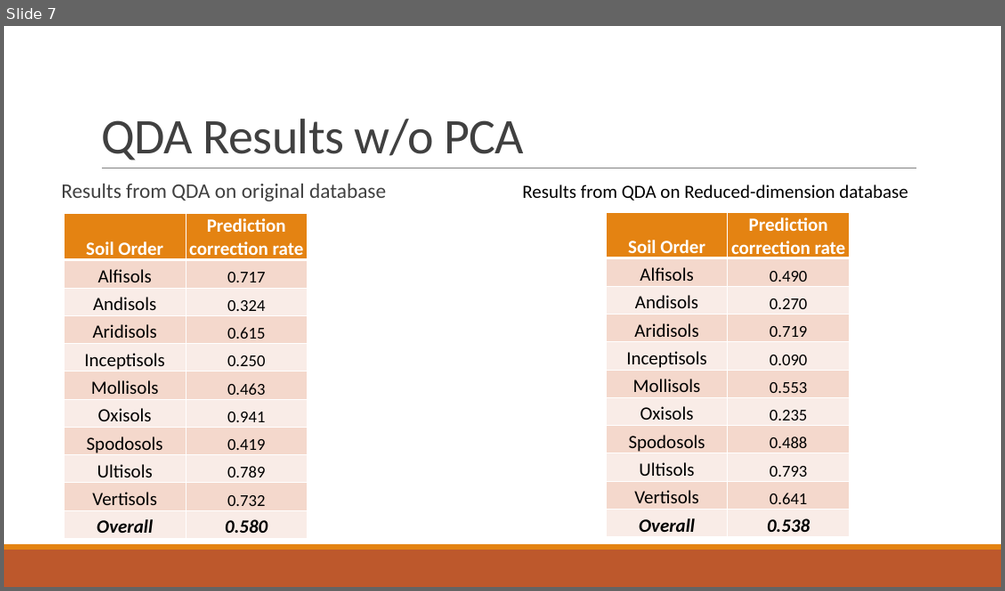
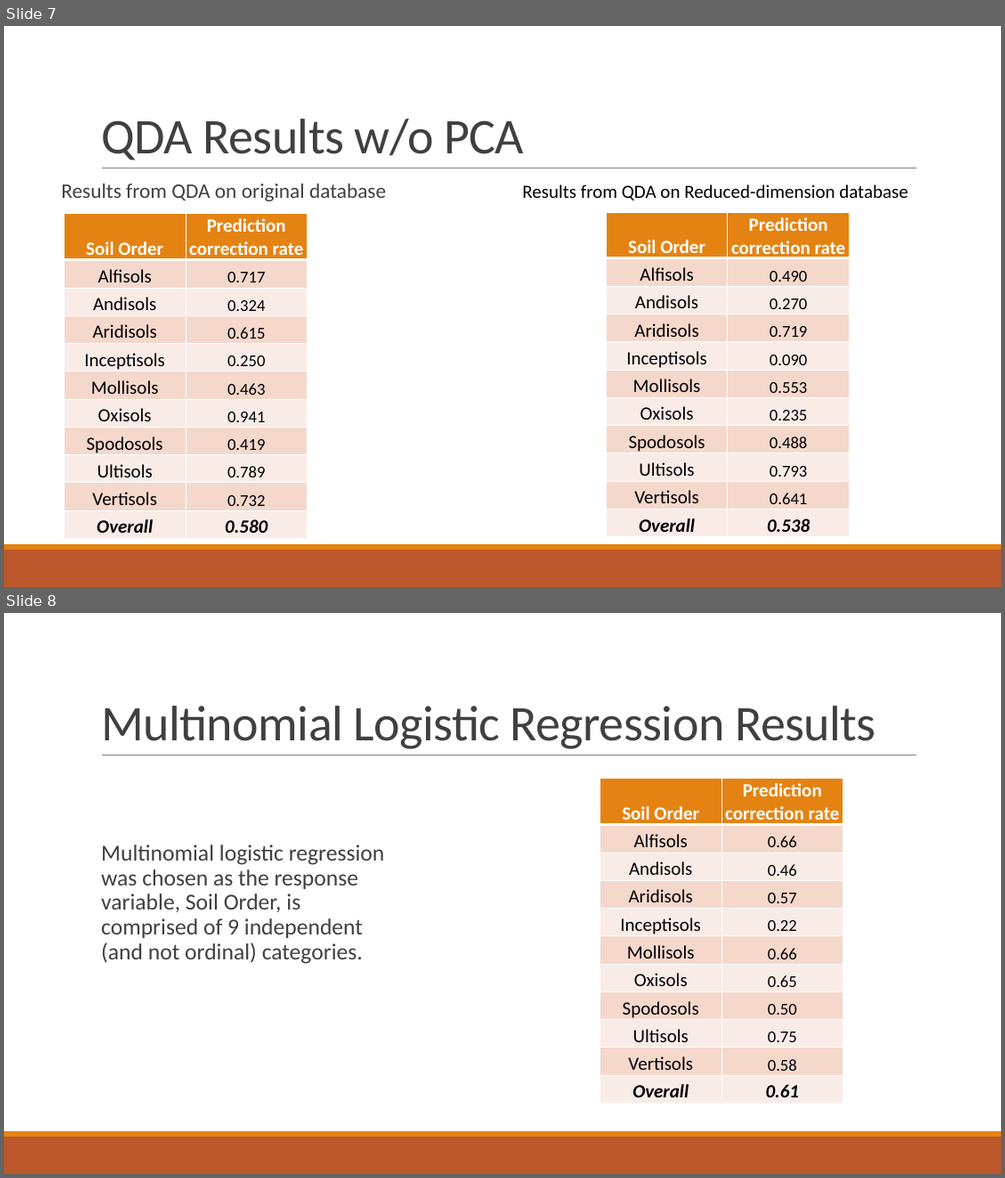
Before and after one commit to MLBartley/DataMiningCourse, a slide deck: Project1Slides.pptx. Shown one above the other, each under a label of ours: slide 7 before the commit, slides 7 and 8 after it. The pictures are 1005x591 and 1005x1178 pixels, drawn with LibreOffice and Linux fonts; fonts in the diff are those of the drawing. Boxes give left, top, right and bottom in pixels: in the first picture for what was removed or moved away, otherwise in the second. Text is boxed around its words. In the diff, an @@ line names an element or a change of style, - is before the commit and + after.

```diff
--- a/Project1Slides.pptx
+++ b/Project1Slides.pptx
@@ slide 8 added at [4,613,1001,1174], background #FFFFFF; not listed: 3 template elements that a slide beside it also shows @@
@@ title added at [101,706,875,749], 48 pt, text #404040 @@
+Multinomial Logistic Regression Results
@@ table added at [600,779,844,1103], 11 rows, 2 columns @@
+Soil Order | Prediction correction rate
+Alfisols | 0.66
+Andisols | 0.46
+Aridisols | 0.57
+Inceptisols | 0.22
+Mollisols | 0.66
+Oxisols | 0.65
+Spodosols | 0.50
+Ultisols | 0.75
+Vertisols | 0.58
+Overall | 0.61
@@ text added at [101,844,385,964], 22 pt, text #404040 @@
+  Multinomial logistic regression was chosen as the response variable, Soil Order, is comprised of 9 independent (and not ordinal) categories.
```
Also in this commit, not shown: 3 slides changed, 1 slide removed.
